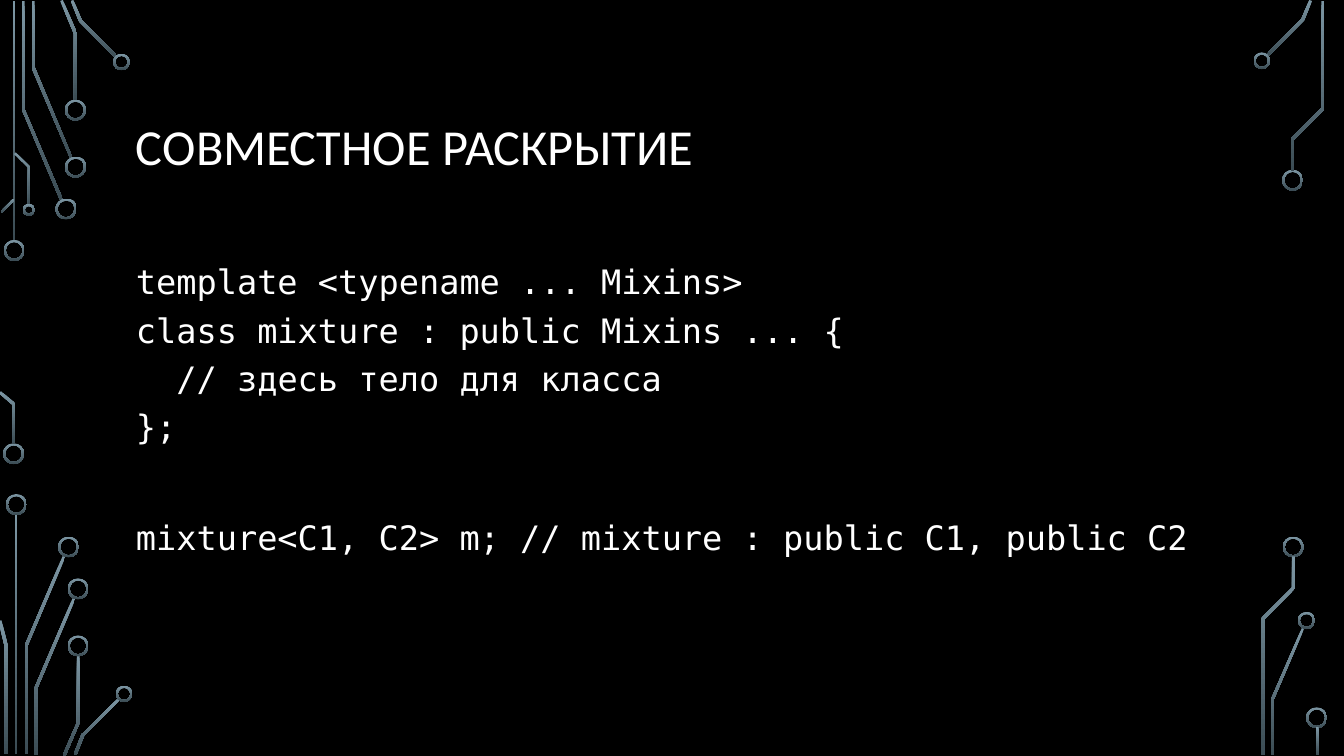
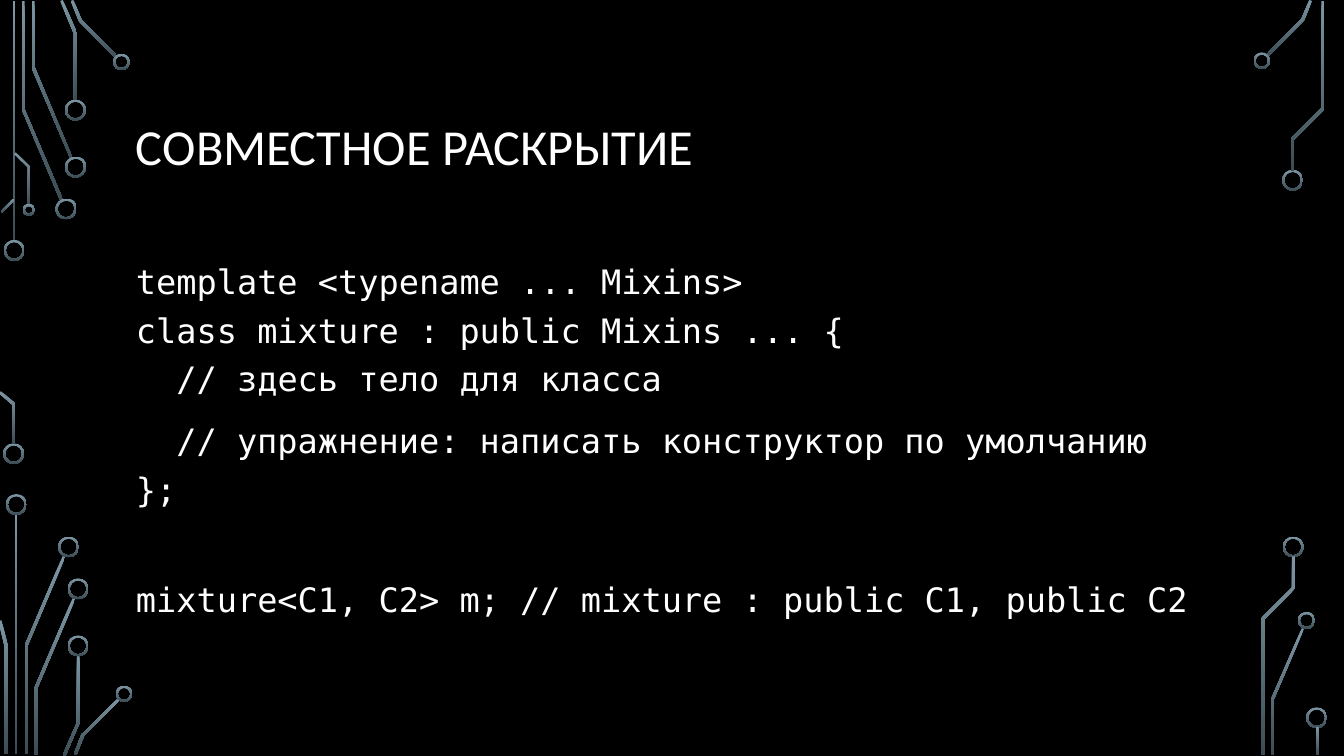
Before and after one commit to MIPT-ILab/cpp-lects-rus, a slide deck: slide 15 of slides/lec2-6-variadics.pptx (slide 14 before the commit). Drawn at 1344x756 pixels with LibreOffice and Linux fonts; fonts in the diff are those of the drawing; background and template pictures are left out. Boxes give left, top, right and bottom in pixels: in the first picture for what was removed or moved away, otherwise in the second. Text is boxed around its words. In the diff, an @@ line names an element or a change of style, - is before the commit and + after.

Commit message:
Improving to first beta variadic template slides for next lecture

```diff
--- a/slides/lec2-6-variadics.pptx
+++ b/slides/lec2-6-variadics.pptx
@@ text at (136, 268, 1147, 460): text changed @@
-template <typename ... Mixins>
-class mixture : public Mixins ... {
-// здесь тело для класса
-};
+template <typename ... Mixins>
+class mixture : public Mixins ... {
+// здесь тело для класса
+// упражнение: написать конструктор по умолчанию
+};
```
Also in this commit, not shown: 11 other slides changed, 31 slides added, 4 other files.
